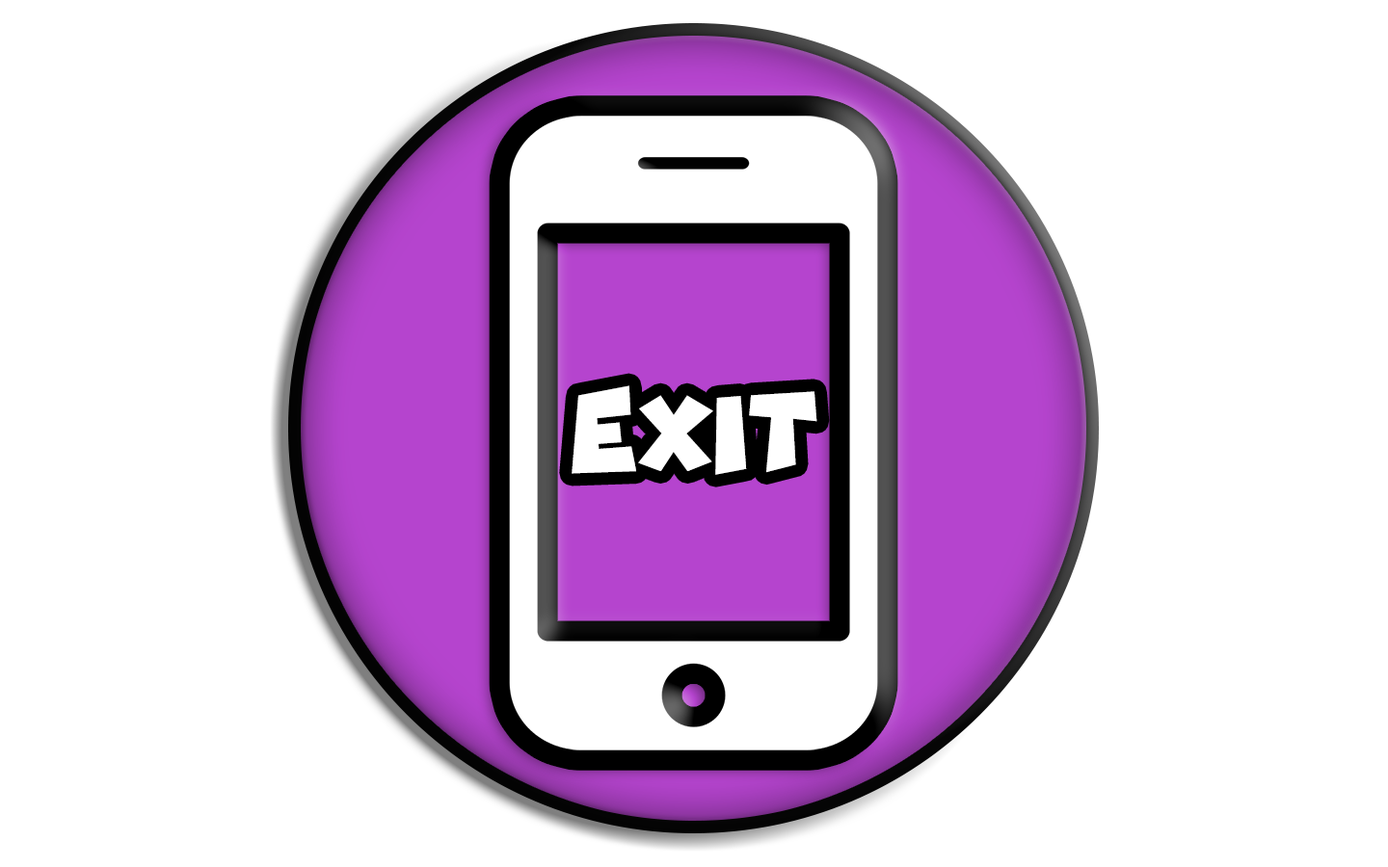
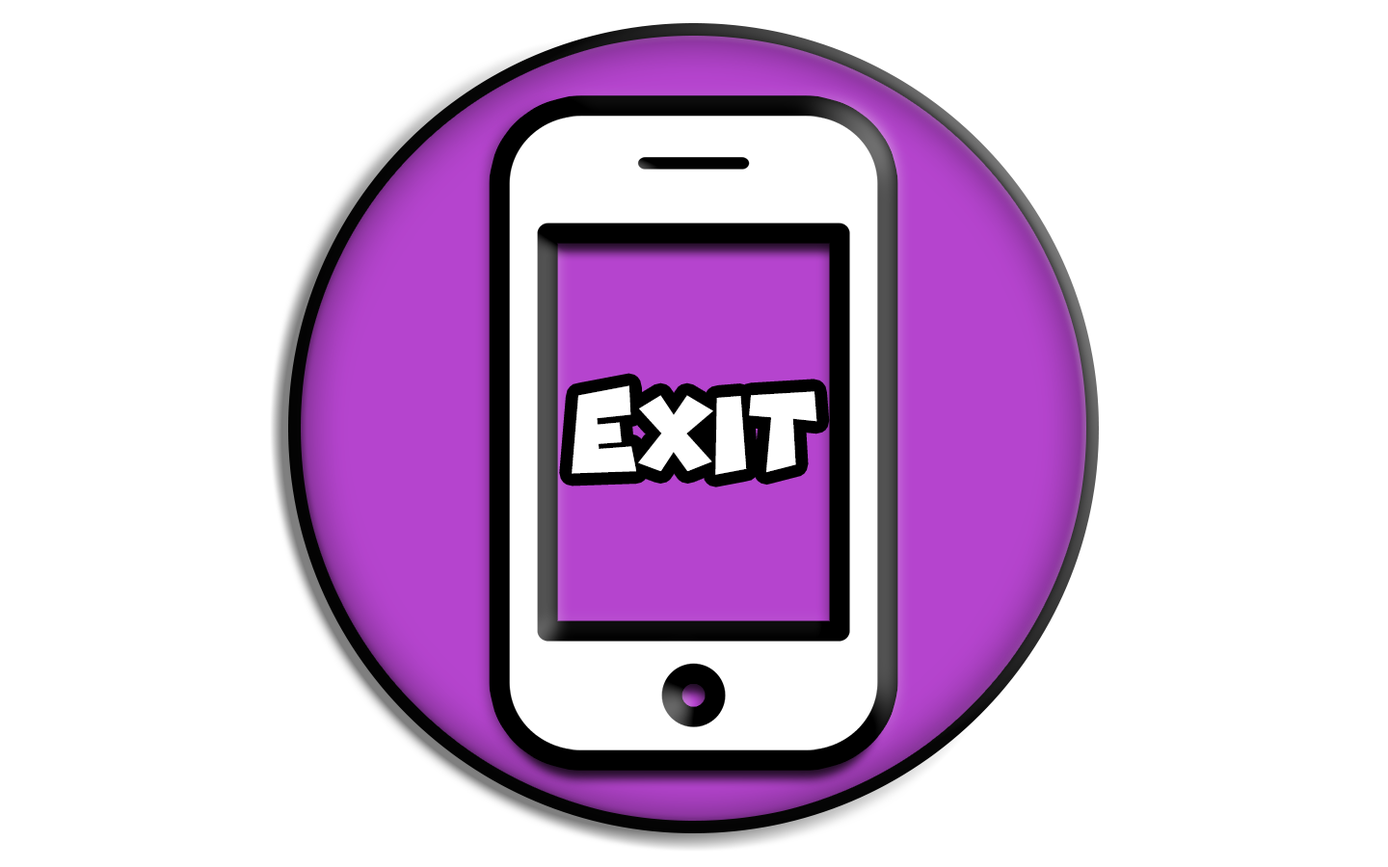
Layer changes from the first (1388, 867) image to the second:
pixels changed over 501, 242, 886, 789 (layer not identified)
